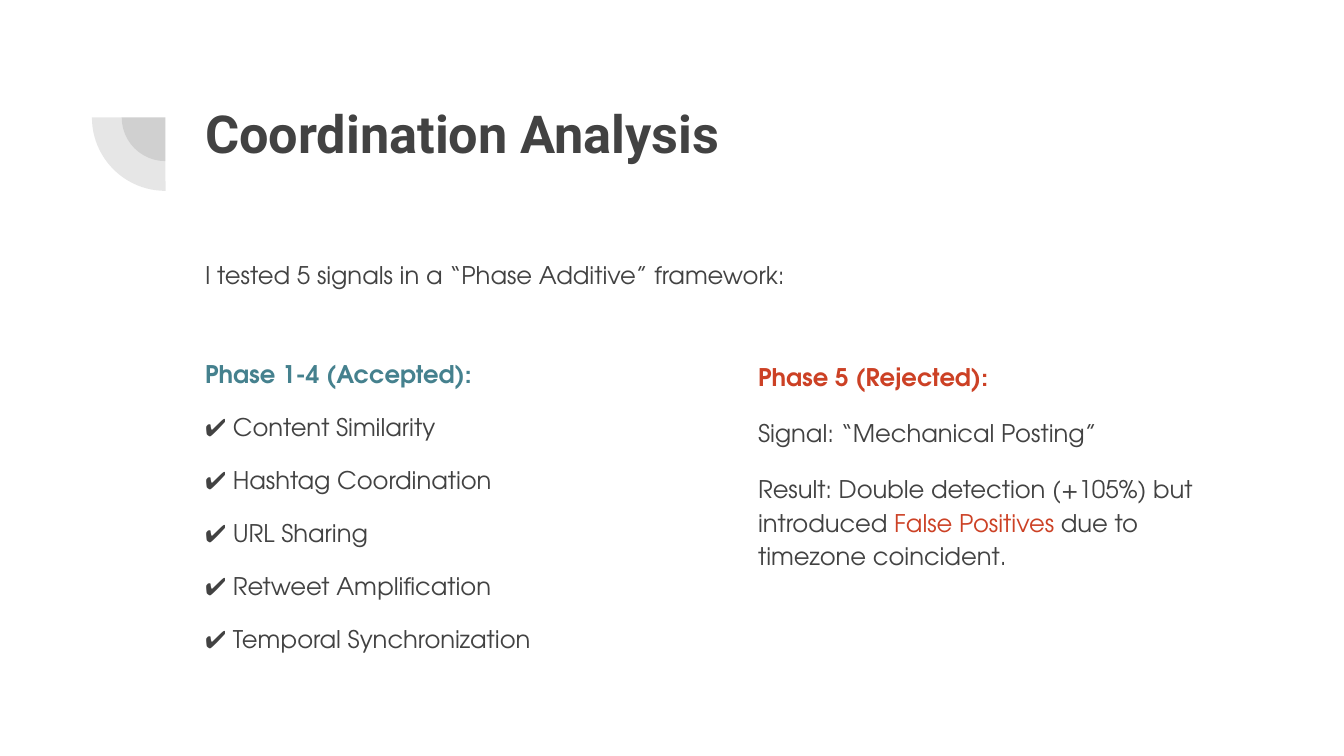
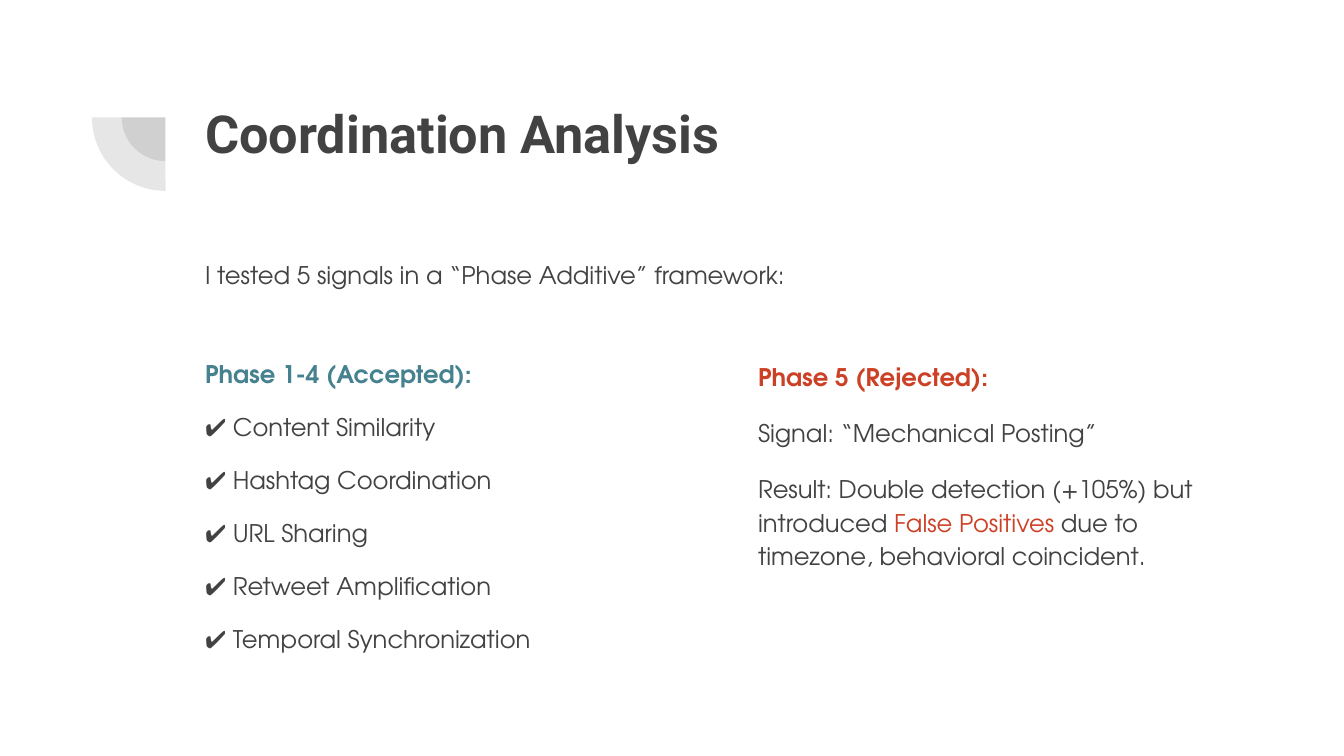
Before and after one commit to peter25316/cib-mango-tree-peter, a slide deck: slide 5 of presentation/Capstone Presentation.pptx. Drawn at 1344x756 pixels with LibreOffice and Linux fonts; fonts in the diff are those of the drawing. Boxes give left, top, right and bottom in pixels: in the first picture for what was removed or moved away, otherwise in the second. Text is boxed around its words. In the diff, an @@ line names an element or a change of style, - is before the commit and + after.

```diff
--- a/presentation/Capstone Presentation.pptx
+++ b/presentation/Capstone Presentation.pptx
@@ text at [758, 479, 1192, 567]: text changed @@
-Result: Double detection (+105%) but introduced False Positives due to timezone coincident.
+Result: Double detection (+105%) but introduced False Positives due to timezone, behavioral coincident.
```
Also in this commit, not shown: 1 other slide changed, 20 other files.
